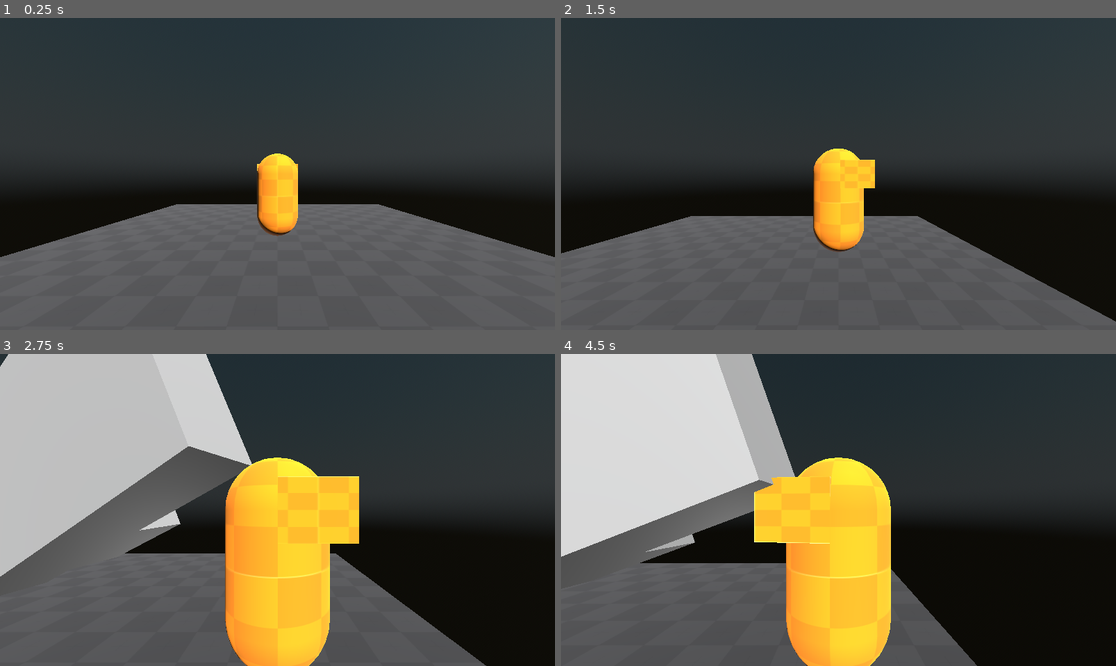
Above: before the commit, frames 1-4 (two rows, left to right).
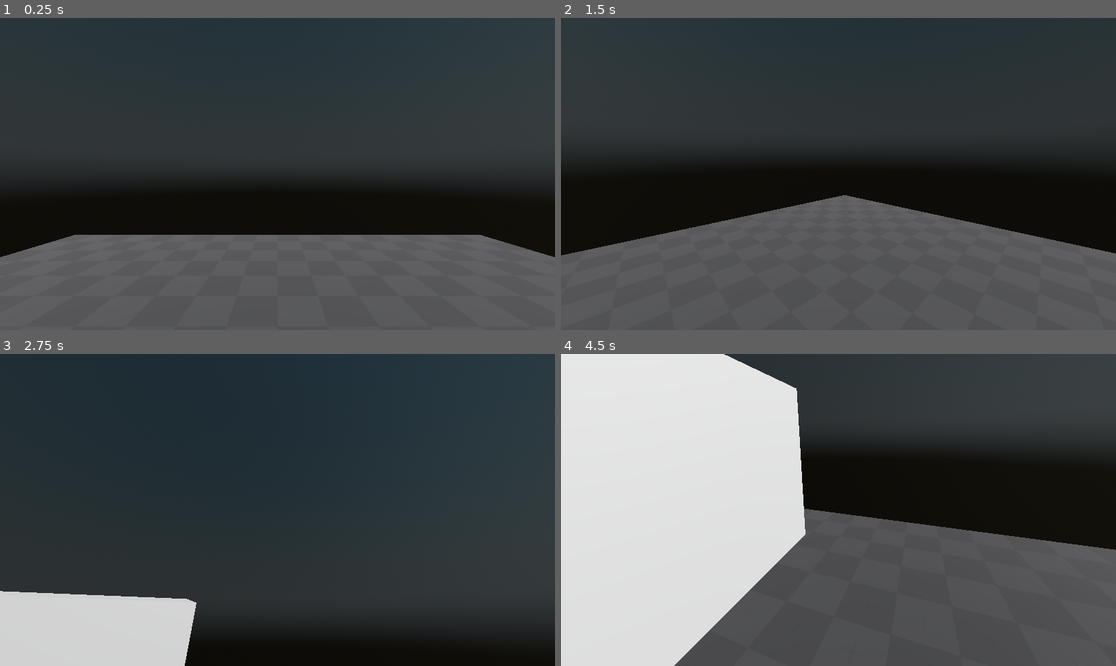
Above: after the commit, the same moments.

Repository: FroggLeo/driving-game
Game: Godot game, scene res://world.tscn
The game is run twice, just before and just after one commit, with the same random seed, the same clock (stepped at 60 frames per second) and the same inputs.
Inputs (mouse positions are in pixels of both pictures, inside the frame that each line leads up to):
- Up to frame 1 (0.25 s): no input
- Up to frame 2 (1.5 s): tap Enter at 0.5 s; move the mouse to (960, 158) at 0.52 s; hold D (move_right) 0.53-1.28 s; tap Mouse wheel up (zoom_in) at 0.6 s; move the mouse to (727, 189) at 1.27 s; hold Space (brake) from 1.28 s (still down); tap Shift (crouch) at 1.35 s
- Up to frame 3 (2.75 s): tap Mouse wheel up (zoom_in) at 1.55, 2.3 s; move the mouse to (333, 441) at 2.02 s; release Space (brake) at 2.03 s; hold D (move_right) from 2.03 s (still down); tap E (interact) at 2.1 s
- Up to frame 4 (4.5 s): move the mouse to (810, 572) at 2.77 s; release D (move_right) at 2.78 s; hold W (move_forward) 2.78-3.53 s; right-click (810, 572) at 2.85 s; tap Mouse wheel up (zoom_in) at 3.05, 3.8, 4.35 s; move the mouse to (1005, 556) at 3.52 s; hold Ctrl (sprint) 3.53-4.28 s; hold A (move_left) from 3.53 s (still down); tap Escape (ui_cancel) at 4.15 s; move the mouse to (672, 463) at 4.27 s

The runs differ from the first frame. In frame 1, 6.5% of the frame differs, in the area x 13-87%, y 43-70%; in frame 2, 13%; in frame 3, 71%, in the area x 0-100%, y 0-100%; in frame 4, 54%.

Commit message:
fix game not pausing

Diff:
--- a/godot_project/player/player.gd
+++ b/godot_project/player/player.gd
@@ -7,7 +7,7 @@
 @export var jump_velocity: float = 2.7
 @export_range(0.5, 30, 0.5) var max_zoom: float = 10.0
 @export_range(0.5, 10, 0.5) var min_zoom: float = 2.0
-@export_range(0.5, 30, 0.025) var zoom_increment: float = 1.0
+@export_range(0.5, 5, 0.025) var zoom_increment: float = 1.0
 @export_range(0.01, 1, 0.01) var sensitivity: float = 0.2
 
 @export_category("Enabled features")
@@ -43,7 +43,7 @@
 func _unhandled_input(event):
 	# release mouse on cancel event
 	# should make this work with multiplayer, reduce global file as much as possible
-	if event.is_action_pressed("ui_cancel"):
+	if Input.is_action_just_pressed("ui_cancel"):
 		if Global.paused:
 			if first_person:
 				Input.set_mouse_mode(Input.MOUSE_MODE_CAPTURED)
--- a/godot_project/player/player.tscn
+++ b/godot_project/player/player.tscn
@@ -22,7 +22,6 @@
 
 [node name="player" type="CharacterBody3D"]
 script = ExtResource("1_4flbx")
-enable_first_person = false
 
 [node name="CollisionShape3D" type="CollisionShape3D" parent="."]
 transform = Transform3D(1, 0, 0, 0, 1, 0, 0, 0, 1, 0, 1, 0)
